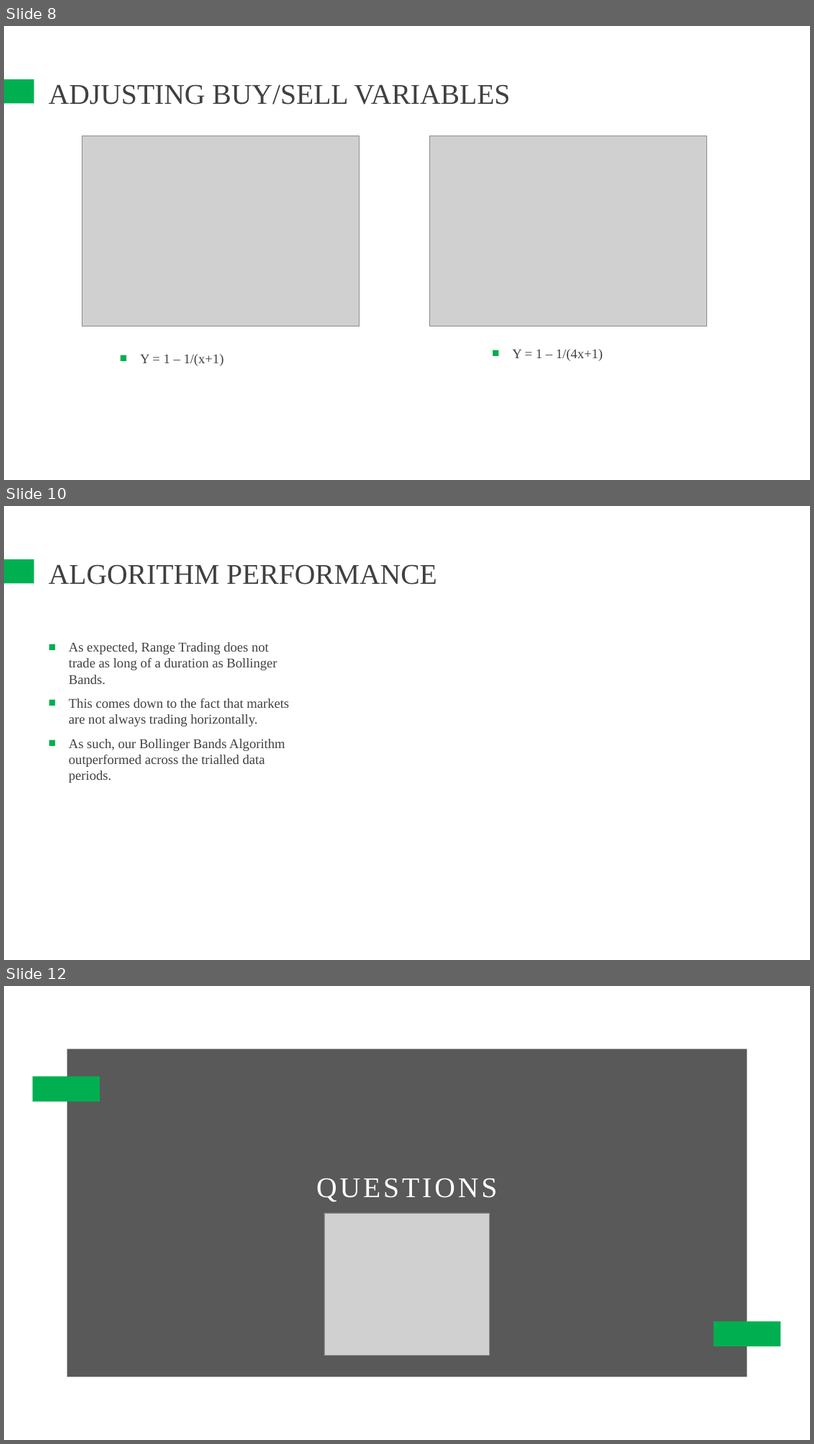
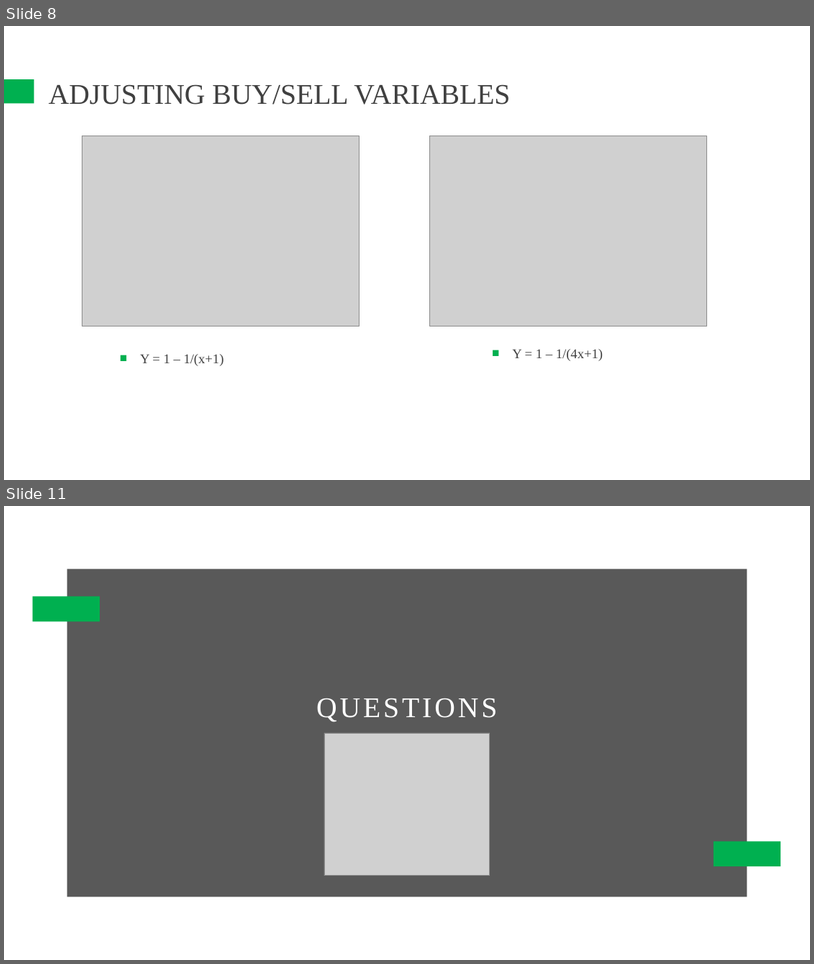
Before and after one commit to QFinUWA/Range-Trading-Team1, a slide deck: Range Trading - Trading Team 1.pptx. Shown one above the other, each under a label of ours: slides 8, 10 and 12 before the commit, slides 8 and 11 after it; the slides between them are not shown. The pictures are 814x1444 and 814x964 pixels, drawn with LibreOffice and Linux fonts; fonts in the diff are those of the drawing; grey boxes stand for pictures. Boxes give left, top, right and bottom in pixels: in the first picture for what was removed or moved away, otherwise in the second. Text is boxed around its words. In the diff, an @@ line names an element or a change of style, - is before the commit and + after.

```diff
--- a/Range Trading - Trading Team 1.pptx
+++ b/Range Trading - Trading Team 1.pptx
@@ slide 10 removed at [4, 506, 810, 960], background #FFFFFF; not listed: 1 template element that a slide beside it also shows @@
@@ title removed at [49, 564, 437, 584] @@
-ALGORITHM PERFORMANCE
@@ text removed at [69, 642, 289, 782] @@
-■ As expected, Range Trading does not trade as long of a duration as Bollinger Bands.
-■ This comes down to the fact that markets are not always trading horizontally.
-■ As such, our Bollinger Bands Algorithm outperformed across the trialled data periods.
@@ what was slide 12 is now slide 11 @@
```
Also in this commit, not shown: 3 slides changed.
